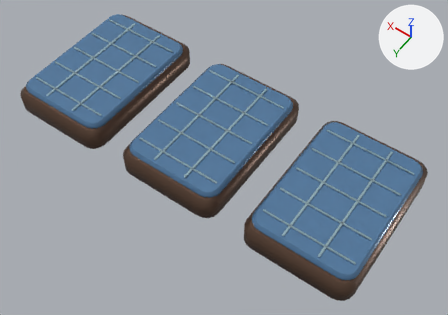
One commit to the glTF model assets/models/regions/valley_workshop_3.glb: the scene before it, then after it.
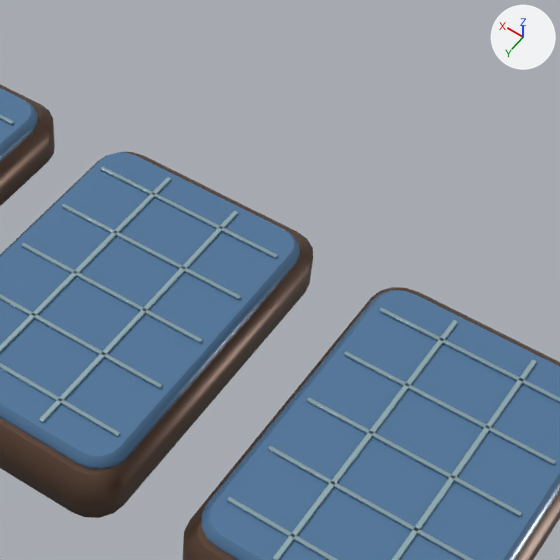
Each version is shown whole from a 50 mm camera at (-3.17, 4.7, 9.79) aimed at (-0.19, 0.53, 3.23), then close up on the part from 37% to 90% of the width and 0% to 75% of the height. Lighting does not change. The marker at upper right points along +X, +Y and +Z. The last two pictures show the newer version. Vertices at exactly the same position are counted once.

The first close-up shows 'Workshop3'.
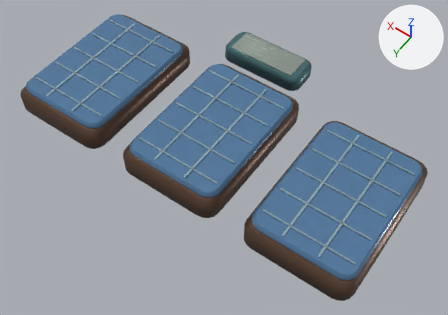
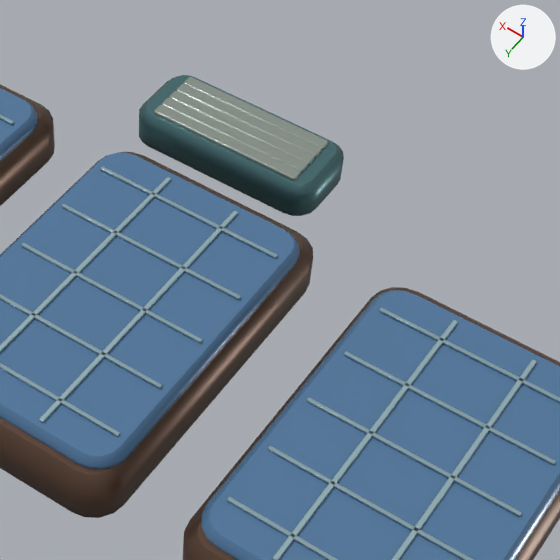
Pixel boxes [x1, y1, x2, y2] of what changed, in the close-ups (560 x 560 px):
'Workshop3', reshaped
    before: [0, 84, 560, 560]
    after: [0, 75, 560, 560]
part 1 of me_workshop3, added
    after: [154, 105, 301, 180]
part 2 of me_workshop3, added
    after: [162, 98, 308, 173]
part 3 of me_workshop3, added
    after: [169, 91, 315, 165]
part 4 of me_workshop3, added
    after: [176, 84, 322, 157]
part 5 of me_workshop3, added
    after: [183, 77, 328, 150]
part 6 of me_workshop3, added (cyan)
    after: [139, 75, 344, 216]

What changed in the scene script:
```text
Change me_workshop3:
    used by ob_workshop3; location = (0.0, 0.0, 0.0)
    remove me_workshop3.from_pydata(...)  # 1992 vertices, 3876 faces; spans x -2.58..2.58, y -0.58..1.57, z 3.35..3.79
    add me_workshop3.from_pydata(...)  # 2432 vertices, 4732 faces; spans x -2.58..2.58, y -1.29..1.57, z 3.35..3.79
    me_workshop3 part 1: the loose piece of 72 vertices spanning x -0.6..0.6, y -0.25..-0.23, z 3.77..3.79 is copied, and the copy is scaled about its middle by (0.824, 3.83, 2.43), then moved by (0.15, -0.63, -0.04); it spans x -0.35..0.65, y -0.92..-0.83, z 3.72..3.76
    me_workshop3 part 2: the loose piece of 72 vertices spanning x -0.6..0.6, y -0.25..-0.23, z 3.77..3.79 is copied, and the copy is scaled about its middle by (0.824, 3.83, 2.43), then moved by (0.15, -0.71, -0.04); it spans x -0.35..0.65, y -0.99..-0.91, z 3.72..3.76
    me_workshop3 part 3: the loose piece of 72 vertices spanning x -0.6..0.6, y -0.25..-0.23, z 3.77..3.79 is copied, and the copy is scaled about its middle by (0.824, 3.83, 2.43), then moved by (0.15, -0.79, -0.04); it spans x -0.35..0.65, y -1.07..-0.99, z 3.72..3.76
    me_workshop3 part 4: the loose piece of 72 vertices spanning x -0.6..0.6, y -0.25..-0.23, z 3.77..3.79 is copied, and the copy is scaled about its middle by (0.824, 3.83, 2.43), then moved by (0.15, -0.87, -0.04); it spans x -0.35..0.65, y -1.15..-1.07, z 3.72..3.76
    me_workshop3 part 5: the loose piece of 72 vertices spanning x -0.6..0.6, y -0.25..-0.23, z 3.77..3.79 is copied, and the copy is scaled about its middle by (0.824, 3.83, 2.43), then moved by (0.15, -0.95, -0.04); it spans x -0.35..0.65, y -1.23..-1.14, z 3.72..3.76
    me_workshop3 part 6: a new loose piece of 80 vertices spanning x -0.47..0.77, y -1.29..-0.76, z 3.48..3.74, in mat_metal
```
